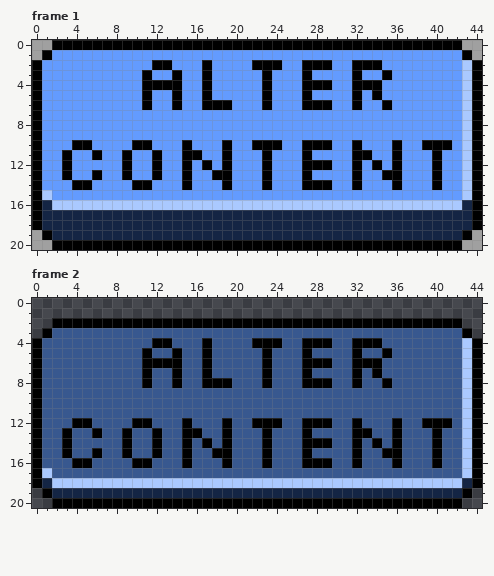
Two states of a pixel-art file, Assets/Sprites/button_alter_content.ase. This is how it looked before the edit.
45x21 pixels, 2 frames. Shown: frame 1, frame 2.
After the commit:
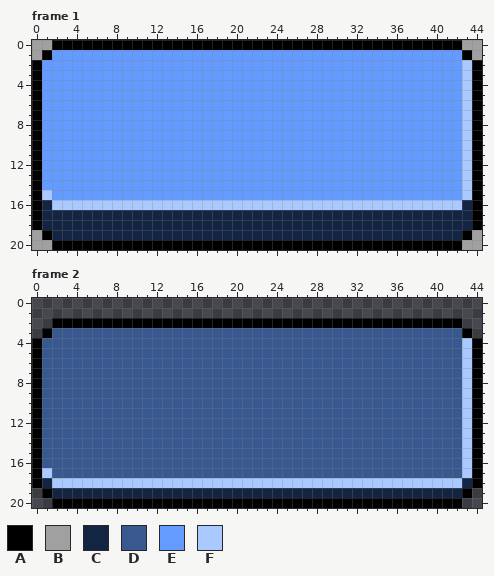
Palette (. is transparent): A #000000  B #a0a0a0  C #142544  D #38588f  E #639bff  F #aac9ff
The edit:
Changed rows in their new state; - is an unchanged pixel.
Frame 1, layer "Layer 2":
first column x 11:
 2 -EE---E----EEE--EEE--EEE-
 3 E--E--E-----E---E----E--E
 4 EEEE--E-----E---EEE--EEE-
 5 E--E--E-----E---E----E-E-
 6 E--E--EEE---E---EEE--E--E
first column x 3:
10 -EE----EE---E---E--EEE--EEE--E---E--EEE
11 E--E--E--E--EE--E---E---E----EE--E---E-
12 E-----E--E--E-E-E---E---EEE--E-E-E---E-
13 E--E--E--E--E--EE---E---E----E--EE---E-
14 -EE----EE---E---E---E---EEE--E---E---E-
Frame 2, layer "Layer 2":
first column x 11:
 4 -DD---D----DDD--DDD--DDD-
 5 D--D--D-----D---D----D--D
 6 DDDD--D-----D---DDD--DDD-
 7 D--D--D-----D---D----D-D-
 8 D--D--DDD---D---DDD--D--D
first column x 3:
12 -DD----DD---D---D--DDD--DDD--D---D--DDD
13 D--D--D--D--DD--D---D---D----DD--D---D-
14 D-----D--D--D-D-D---D---DDD--D-D-D---D-
15 D--D--D--D--D--DD---D---D----D--DD---D-
16 -DD----DD---D---D---D---DDD--D---D---D-
